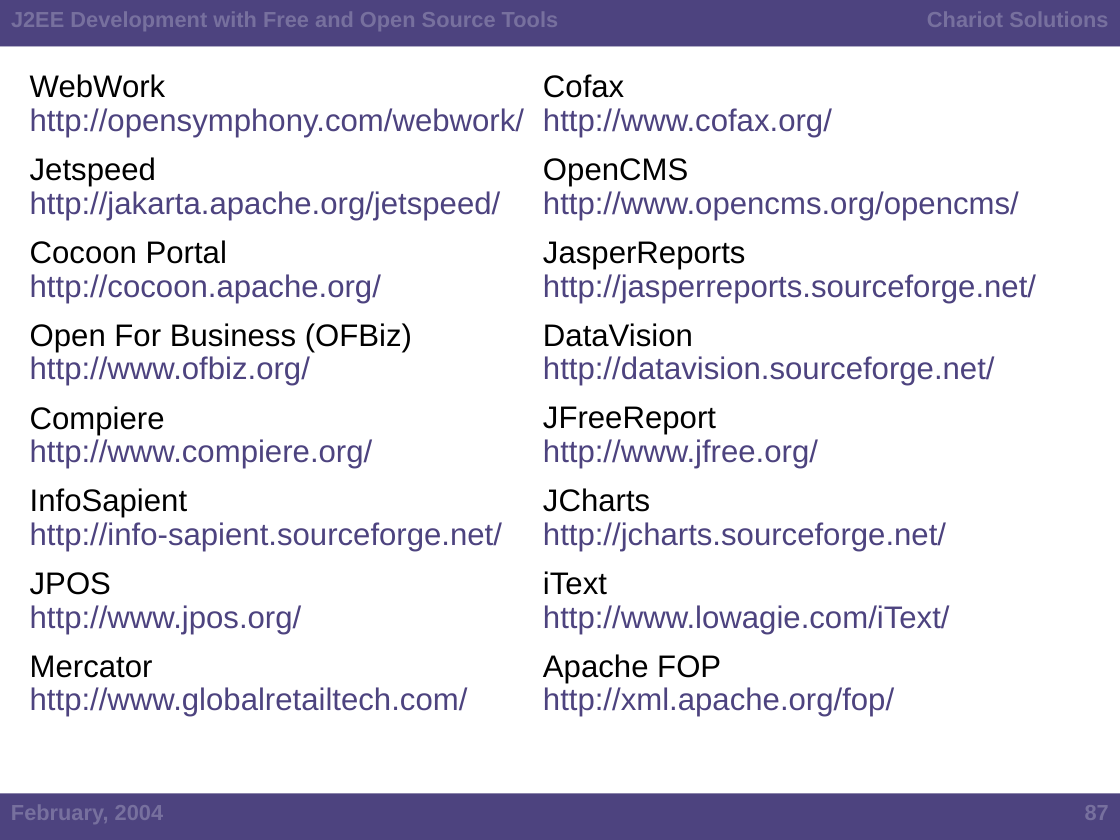
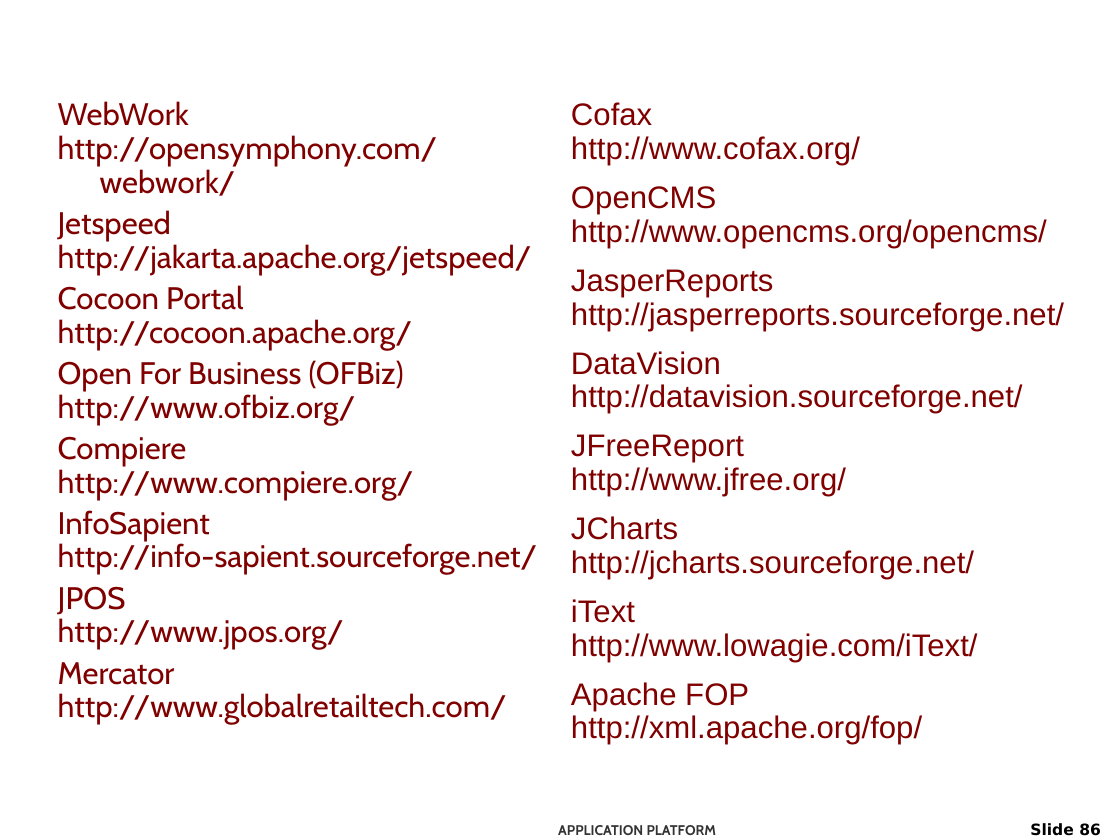
Before and after one commit to netspective/NEFS, a slide deck: slide 86 of support/docs/J2EE Development Using Open Source Software.ppt (slide 87 before the commit). Drawn at 1120x840 pixels with LibreOffice and Linux fonts; fonts in the diff are those of the drawing; background and template pictures are left out. Boxes give left, top, right and bottom in pixels: in the first picture for what was removed or moved away, otherwise in the second. Text is boxed around its words. In the diff, an @@ line names an element or a change of style, - is before the commit and + after.

Commit message:
The theme has been replaced, but it's still got foreign content that needs to be replaced and reworked.

```diff
--- a/support/docs/J2EE Development Using Open Source Software.ppt
+++ b/support/docs/J2EE Development Using Open Source Software.ppt
@@ rectangle removed at bbox=[0, 0, 1120, 47] @@
@@ text removed at bbox=[11, 12, 559, 31] @@
-J2EE Development with Free and Open Source Tools
@@ text removed at bbox=[927, 12, 1108, 27] @@
-Chariot Solutions
@@ rectangle removed at bbox=[0, 47, 1120, 784] @@
@@ rectangle removed at bbox=[159, 47, 1120, 224] @@
@@ text "WebWork": place and size @@
-text "WebWork" at bbox=[30, 74, 524, 717]
+text "WebWork" at bbox=[58, 101, 538, 725]
@@ text "WebWork" at bbox=[58, 101, 538, 725]: font Arial to Cabin; text colour #000000 to #800000 in "WebWork", "Jetspeed", "Cocoon Portal", "Open For Business (OFBiz)" and 4 more places; text colour #4D437F to #800000 in "http://opensymphony.com/webwork/", "http://jakarta.apache.org/jetspeed/", "http://cocoon.apache.org/", "http://www.ofbiz.org/" and 4 more places; less space between paragraphs @@
@@ text "Cofax": place and size @@
-text "Cofax" at bbox=[543, 74, 1036, 717]
+text "Cofax" at bbox=[571, 102, 1064, 745]
@@ text "Cofax" at bbox=[571, 102, 1064, 745]: text colour #000000 to #800000 in "Cofax", "OpenCMS", "JasperReports", "DataVision" and 4 more places; text colour #4D437F to #800000 in "http://www.cofax.org/", "http://www.opencms.org/opencms/", "http://jasperreports.sourceforge.net/", "http://datavision.sourceforge.net/" and 4 more places @@
@@ rectangle removed at bbox=[0, 793, 1120, 840] @@
@@ text removed at bbox=[11, 805, 164, 824] @@
-February, 2004
@@ page number removed at bbox=[1085, 805, 1109, 820] @@
-87
@@ text added at bbox=[558, 825, 717, 835], 9 pt, text #333333, bold @@
+APPLICATION PLATFORM
@@ page number added at bbox=[1030, 823, 1101, 836], 10 pt, text #000000, bold @@
+Slide 86
```
Also in this commit, not shown: 87 other slides changed, 1 slide added, 2 slides removed.
